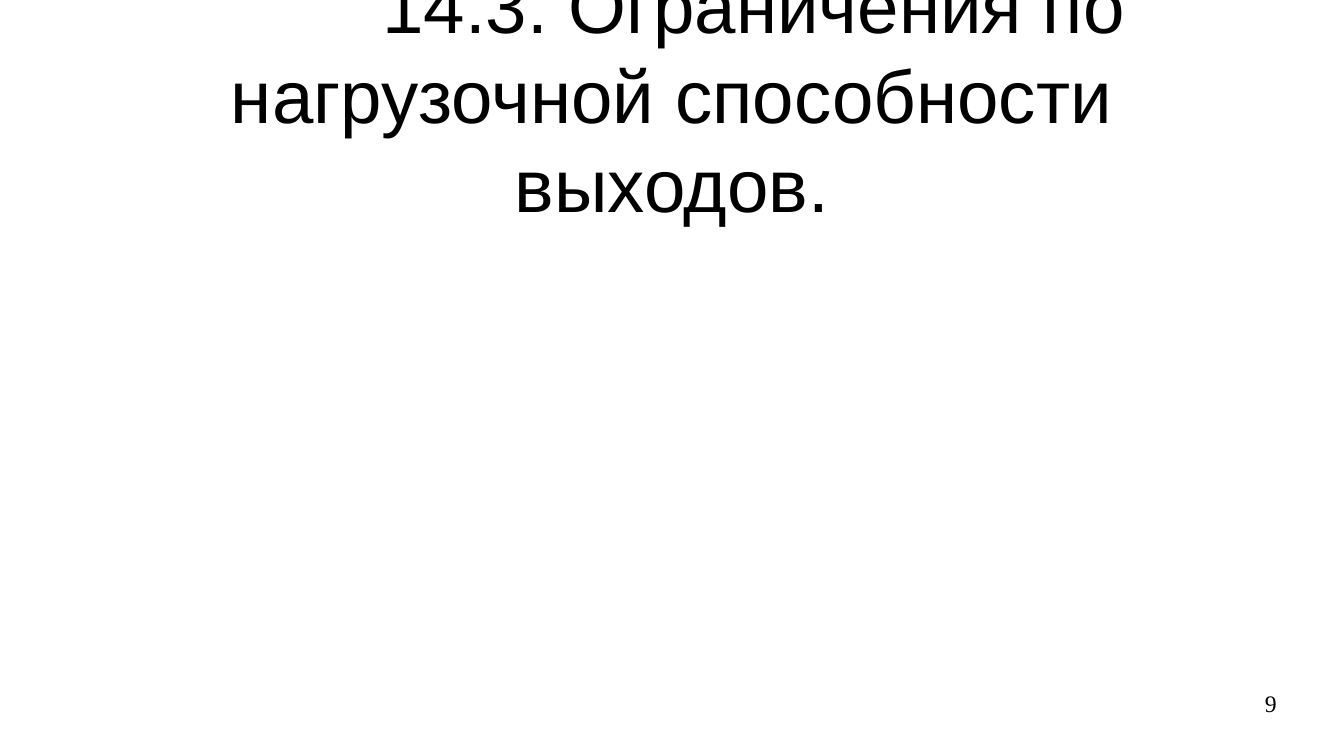
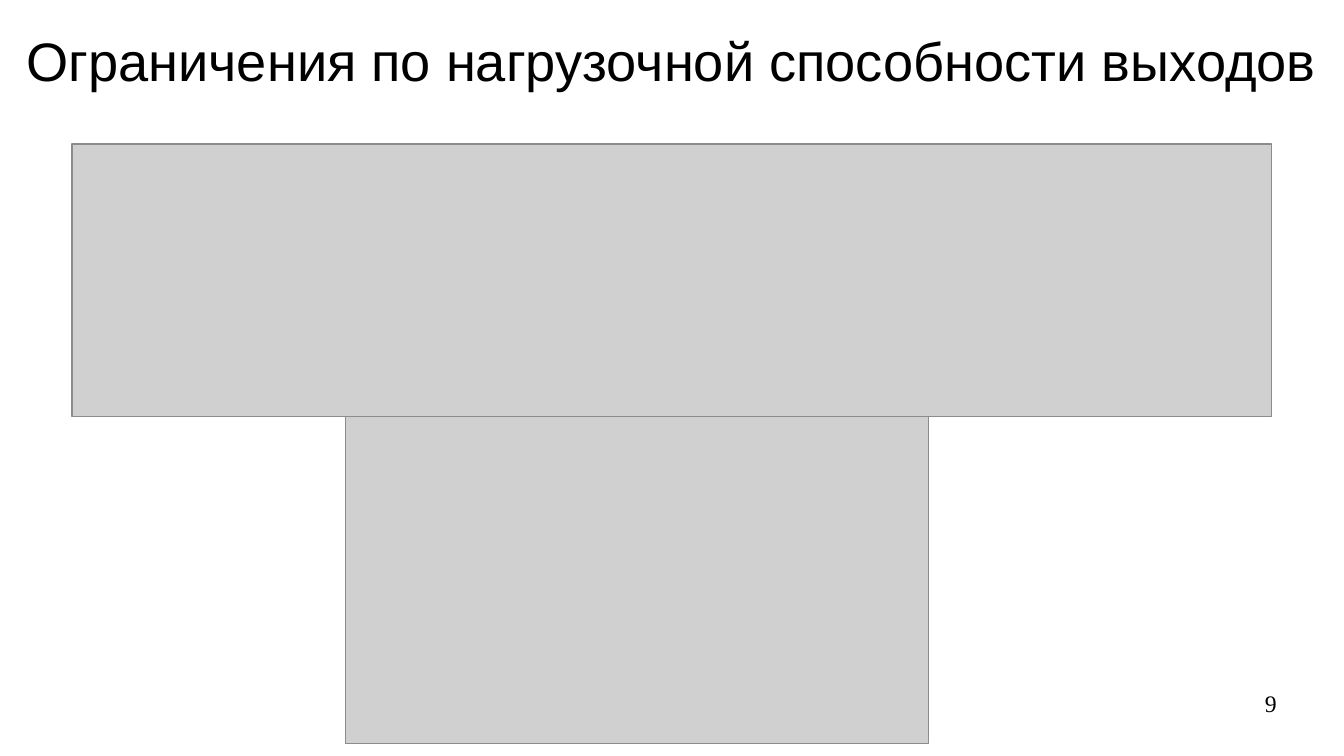
Before and after one commit to steelcraft/stud-lab, a slide deck: slide 9 of Лекции/СBDS01#L8.odp. Drawn at 1344x756 pixels with LibreOffice and Linux fonts; fonts in the diff are those of the drawing; grey boxes stand for pictures. Boxes give left, top, right and bottom in pixels: in the first picture for what was removed or moved away, otherwise in the second. Text is boxed around its words. In the diff, an @@ line names an element or a change of style, - is before the commit and + after.

```diff
--- a/Лекции/СBDS01#L8.odp
+++ b/Лекции/СBDS01#L8.odp
@@ title at box(26, 40, 1316, 91): text changed; size 44 to 32 pt @@
-14.3. Ограничения по нагрузочной способности выходов.
+Ограничения по нагрузочной способности выходов
@@ picture added at box(72, 144, 1272, 416) @@
@@ picture added at box(345, 388, 928, 744) @@
```
Also in this commit, not shown: 5 other slides changed.
